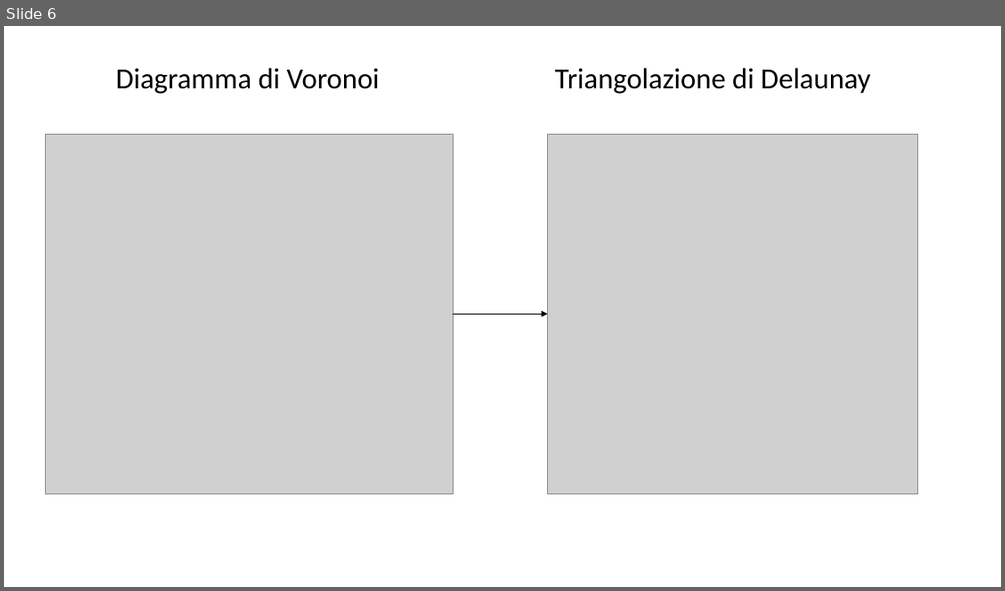
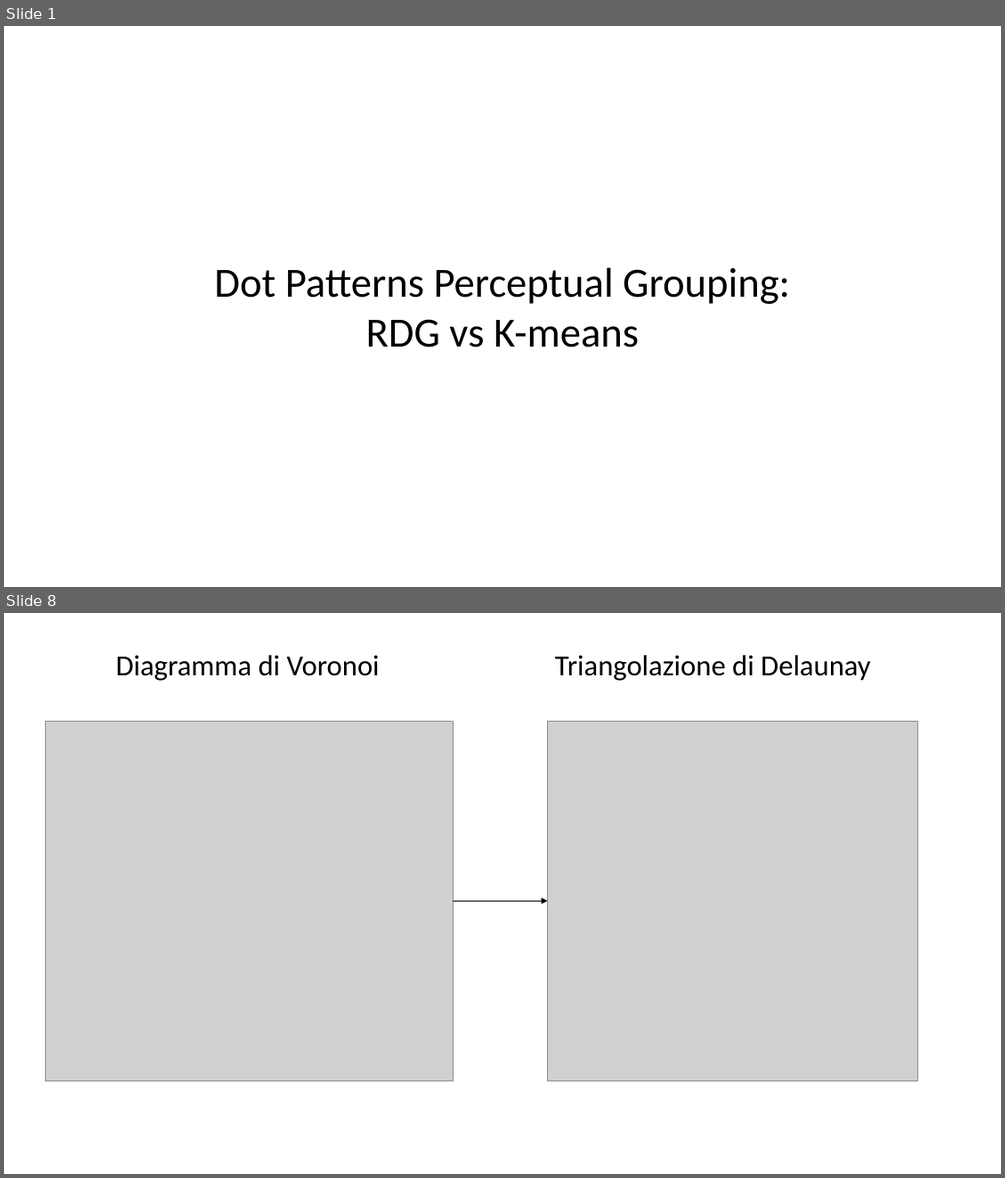
Before and after one commit to Teolul/Dot_Patterns_Perceptual_Grouping_RDG_vs_K-means, a slide deck: presentation.pptx. Shown one above the other, each under a label of ours: slide 6 before the commit, slides 1 and 8 after it; the slides between them are not shown. The pictures are 1005x591 and 1005x1178 pixels, drawn with LibreOffice and Linux fonts; fonts in the diff are those of the drawing; grey boxes stand for pictures; background and template pictures are left out. Boxes give left, top, right and bottom in pixels: in the first picture for what was removed or moved away, otherwise in the second. Text is boxed around its words. In the diff, an @@ line names an element or a change of style, - is before the commit and + after.

```diff
--- a/presentation.pptx
+++ b/presentation.pptx
@@ slide 1 added at bbox=[4, 26, 1001, 587], background picture (left out) @@
@@ text added at bbox=[214, 267, 790, 347], 40 pt, text #000000 @@
+Dot Patterns Perceptual Grouping:
+RDG vs K-means
@@ what was slide 6 is now slide 8 @@
```
Also in this commit, not shown: 8 slides changed, 4 other slides added, 1 slide removed, 5 other files.
